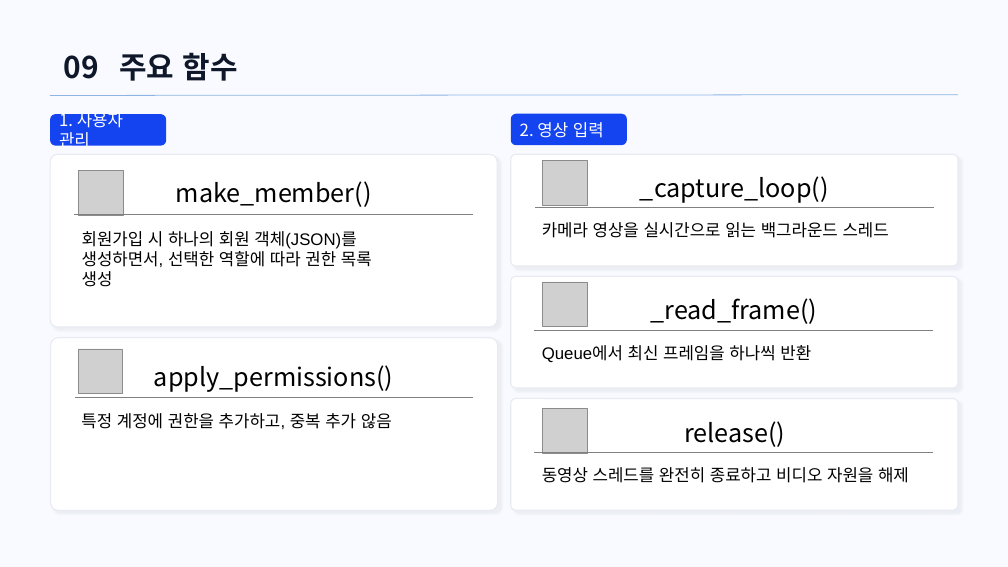
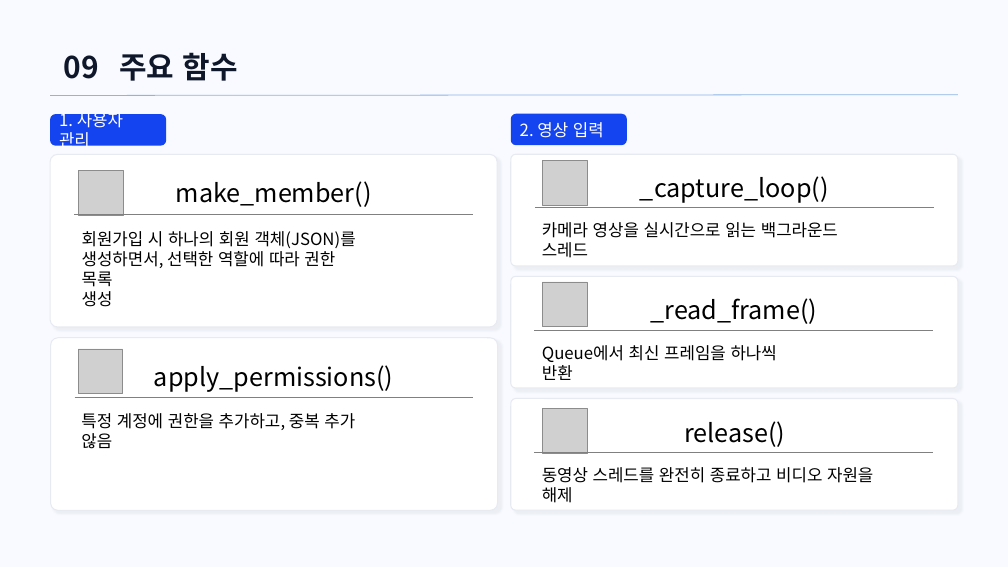
Before and after one commit to ho8566z/pjt_first, a slide deck: slide 1 of ppt, excel, script/내거 모음/발표자료(주요 함수).pptx. Drawn at 1008x567 pixels with LibreOffice and Linux fonts; fonts in the diff are those of the drawing; grey boxes stand for pictures; background and template pictures are left out. Boxes give left, top, right and bottom in pixels: in the first picture for what was removed or moved away, otherwise in the second. Text is boxed around its words. In the diff, an @@ line names an element or a change of style, - is before the commit and + after.

```diff
--- a/ppt, excel, script/내거 모음/발표자료(주요 함수).pptx
+++ b/ppt, excel, script/내거 모음/발표자료(주요 함수).pptx
@@ font Arial to Noto Sans CJK KR in 5 elements at (542,345,777,380), (82,231,356,307), (81,413,355,449), (542,222,838,258), (542,467,873,503) @@
```
Also in this commit, not shown: 2 other slides changed, 2 other files.
